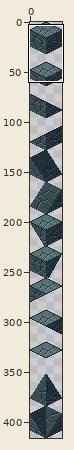
Two states of a pixel-art file, assets/img/blocks_nature.aseprite. Above: a wide view before the commit, with the close-up outlined.
Close-up. Earlier state:
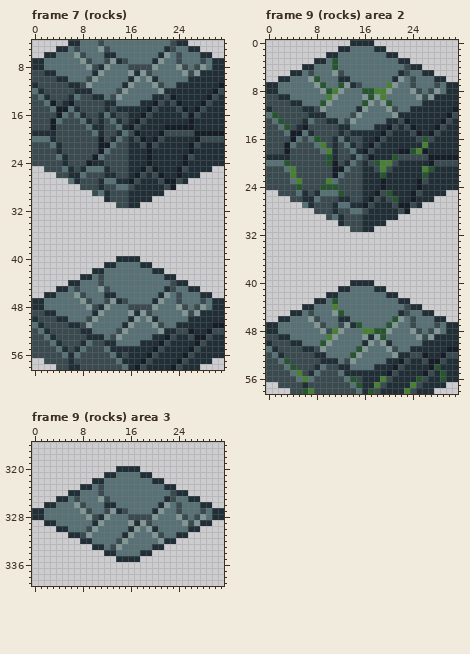
32x416 pixels, 10 frames. Shown: frame 7 (rocks): x 0..31, y 4..58; frame 9 (rocks) area 2: x 0..31, y 0..58; frame 9 (rocks) area 3: x 0..31, y 316..339. The commit also changed other frames or places, which this record leaves out.
New version:
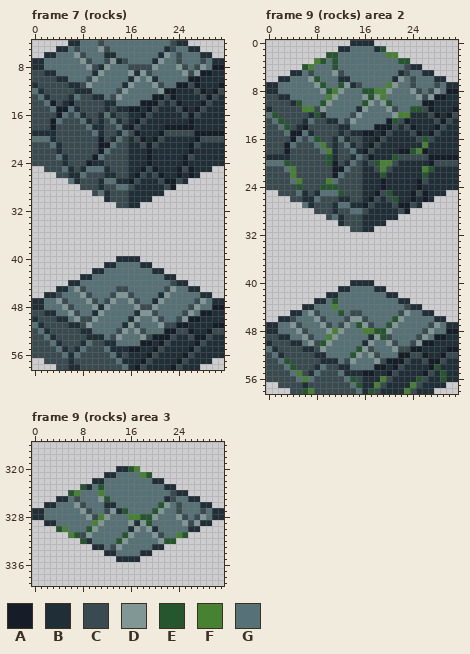
Palette (. is transparent): A #151d28  B #202e37  C #394a50  D #819796  E #25562e  F #468232  G #577277
Change:
Changed rows in their new state; - is an unchanged pixel.
Frame 7 (rocks), layer "Copy":
first column x 16:
 8 --------------AA
 9 ------------AA--
10 ----------AA----
11 --------AACA----
12 ------AA---CA---
13 ----AA------C---
14 --AA------------
15 AA--------------
first column x 26:
25 A
26 A
first column x 4:
43 -------G--------------------
44 -------G--------------------
45 ---DC--GG-CC------CD--------
46 C--GDC--GCDDC-------G-------
47 DC--GDC---GGDC------G--CD---
48 -DC--GD-----GD------GGCDG-AA
49 --DC--------G--DC----CDGAA--
50 ---DC----------GDC--CDAA----
51 -------------C--GDCCAA------
52 -------------DC--GAA--------
53 --------------DCAA----------
54 --------------AA------------
55 ------------AA--------------
Frame 9 (rocks) area 2, layers "Extras", "Copy":
first column x 6:
 1 -------------E----
 2 ----EE--------FF--
 3 --FE------------EE
 4 EF----------------
first column x 5:
 8 -------------------------AA
 9 -----------------------AA--
10 E--------------------AA----
11 -FF----------------EECA----
12 ---E-------------FF---CA---
13 ---------------AE------C---
14 -------------AA------------
15 -----------AA--------------
first column x 26:
25 A
26 A
first column x 4:
45 ---DC--G--CC------CD--------
46 C--GDC--GCDDC-------G-------
47 DC--GDC---G-DC------G--CD---
48 -DC--GD-------------GGCDG-AA
49 --DC--------G---C----CDGAA--
50 ---DC----------GDC--CDAA----
51 -------------C--GDCCAA------
52 -------------DC--GAA--------
53 --------------DCAA----------
54 --------------AA------------
55 ------------AA--------------
Frame 9 (rocks) area 3, layer "Extras":
first column x 4:
320 ------------EF--------
321 --------------FE------
323 ----E--E--------------
324 --EF---F--------------
325 --------E-------------
326 -----------------E----
327 -----------E----E-----
328 -------F----FFEE------
329 ------F--------E------
330 EF---E----------------
331 --FE-------E--------FE
332 ----E-----E-------EE--
